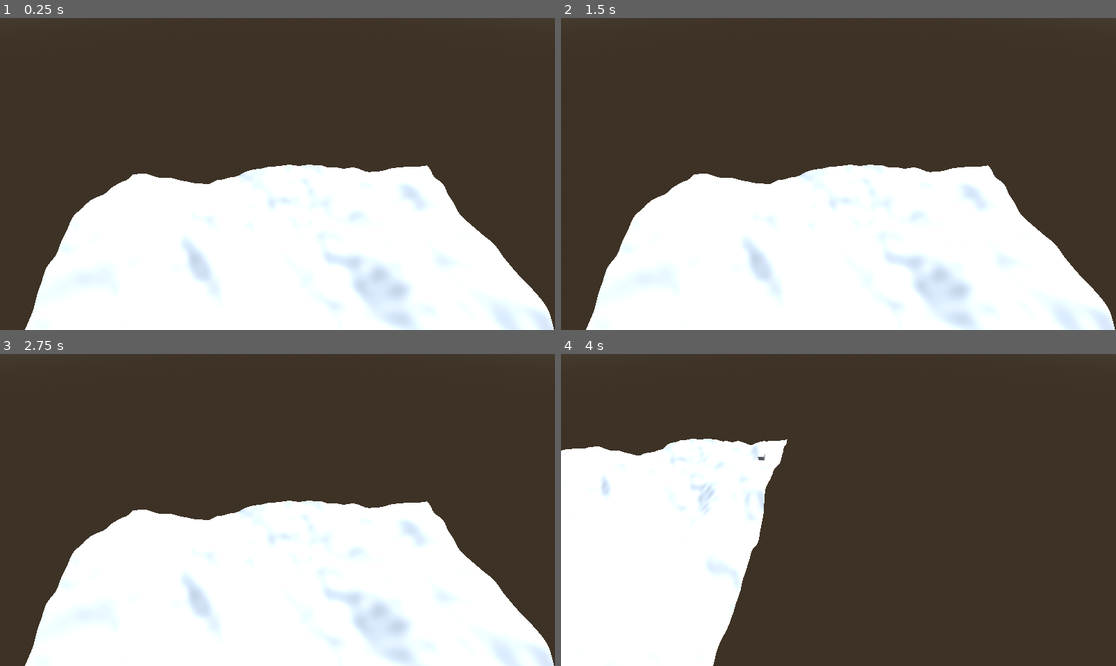
Above: before the commit, frames 1-4 (two rows, left to right).
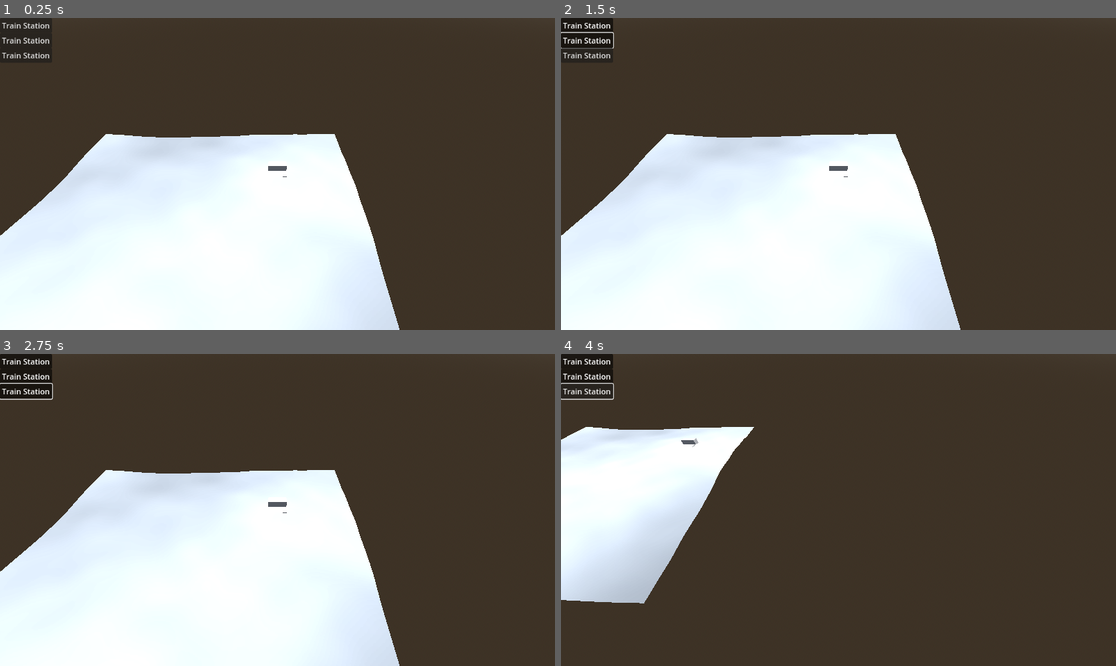
Above: after the commit, the same moments.

Repository: Arbee4ever/Train-Game
Game: Godot game, scene res://scenes/World.tscn
Two runs of this game, one before a commit and one after it. Both use one fixed random seed, a clock stepped at 60 frames per second and the inputs below. Before the commit the project starts from res://World.tscn.
Inputs (mouse positions are in pixels of both pictures, inside the frame that each line leads up to):
- Up to frame 1 (0.25 s): no input
- Up to frame 2 (1.5 s): click (588, 24) at 0.5 s, where only the run after the commit has a clickable "Train Station"; click (588, 39) at 1.25 s, where only the run after the commit has a clickable "Train Station"
- Up to frame 3 (2.75 s): click (27, 391) at 2 s, where only the run after the commit has a clickable "Train Station"
- Up to frame 4 (4 s): tap Enter at 2.75 s; move the mouse to (960, 494) at 2.77 s; press the mouse at (960, 494) at 2.78 s; hold D (right) 2.78-3.53 s; move the mouse to (727, 525) at 3.52 s; release the mouse at (727, 525) at 3.53 s; hold S (back) from 3.53 s (still down); click (727, 525) at 3.6 s

The runs differ from the first frame. In frame 1, 24% of the frame differs, in the area x 0-100%, y 0-100%; in frame 2, 25%; in frame 3, 25%; in frame 4, 20%.

Commit message:
- sort files into folder

Diff:
--- /dev/null
+++ b/assets/train.tscn
@@ -0,0 +1,10 @@
+[gd_scene load_steps=3 format=3 uid="uid://cvn8yhc30eoml"]
+
+[ext_resource type="Script" path="res://scripts/train.gd" id="1_soqk4"]
+
+[sub_resource type="BoxMesh" id="BoxMesh_0mm5j"]
+
+[node name="Train" type="MeshInstance3D"]
+transform = Transform3D(10, 0, 0, 0, 10, 0, 0, 0, 40, 0, 0.5, 0)
+mesh = SubResource("BoxMesh_0mm5j")
+script = ExtResource("1_soqk4")
--- /dev/null
+++ b/assets/trainStation.tscn
@@ -0,0 +1,15 @@
+[gd_scene load_steps=3 format=3 uid="uid://cu0j6m04vucoh"]
+
+[sub_resource type="BoxMesh" id="BoxMesh_hmg6c"]
+
+[sub_resource type="BoxMesh" id="BoxMesh_c2iy0"]
+
+[node name="TrainStation" type="Node3D"]
+
+[node name="Tracks" type="MeshInstance3D" parent="."]
+transform = Transform3D(25, 0, 0, 0, 2, 0, 0, 0, 10, 0, 0, 0)
+mesh = SubResource("BoxMesh_hmg6c")
+
+[node name="House" type="MeshInstance3D" parent="."]
+transform = Transform3D(25, 0, 0, 0, 10, 0, 0, 0, 10, 0, 3.5, -12)
+mesh = SubResource("BoxMesh_c2iy0")
--- a/project.godot
+++ b/project.godot
@@ -11,7 +11,7 @@
 [application]
 
 config/name="Train Game"
-run/main_scene="res://World.tscn"
+run/main_scene="res://scenes/World.tscn"
 config/features=PackedStringArray("4.1", "GL Compatibility")
 config/icon="res://icon.svg"
 
--- a/World.tscn
+++ b/scenes/World.tscn
@@ -1,6 +1,6 @@
 [gd_scene load_steps=7 format=3 uid="uid://bv7lmvmnsd6u2"]
 
-[ext_resource type="Script" path="res://World.gd" id="1_ve1v0"]
+[ext_resource type="Script" path="res://scripts/World.gd" id="1_kw5et"]
 
 [sub_resource type="ProceduralSkyMaterial" id="ProceduralSkyMaterial_j2h8r"]
 sky_horizon_color = Color(0.64625, 0.65575, 0.67075, 1)
@@ -21,7 +21,7 @@
 
 [node name="World" type="Node3D"]
 transform = Transform3D(1, 0, 0, 0, 1, 0, 0, 0, 1, -0.0320663, -0.234894, 0.0331039)
-script = ExtResource("1_ve1v0")
+script = ExtResource("1_kw5et")
 
 [node name="WorldEnvironment" type="WorldEnvironment" parent="."]
 environment = SubResource("Environment_vftr8")
@@ -31,7 +31,7 @@
 shadow_enabled = true
 
 [node name="Character" type="CharacterBody3D" parent="."]
-transform = Transform3D(1, 0, 0, 0, 1, 0, 0, 0, 1, 100, 200, 100)
+transform = Transform3D(1, 0, 0, 0, 1, 0, 0, 0, 1, 200, 200, 200)
 
 [node name="Camera3D" type="Camera3D" parent="Character"]
 transform = Transform3D(1, 0, 0, 0, 0.707107, 0.707107, 0, -0.707107, 0.707107, 0, 0, 0)
@@ -43,3 +43,26 @@
 [node name="Collider" type="CollisionShape3D" parent="Character"]
 transform = Transform3D(2, 0, 0, 0, 2, 0, 0, 0, 2, 0, 0, 0)
 shape = SubResource("ConvexPolygonShape3D_wbd0j")
+
+[node name="Button" type="Button" parent="."]
+offset_right = 108.0
+offset_bottom = 31.0
+toggle_mode = true
+text = "Train Station"
+metadata/_edit_use_anchors_ = true
+
+[node name="Button2" type="Button" parent="."]
+offset_top = 31.0
+offset_right = 108.0
+offset_bottom = 62.0
+toggle_mode = true
+text = "Train Station"
+metadata/_edit_use_anchors_ = true
+
+[node name="Button3" type="Button" parent="."]
+offset_top = 62.0
+offset_right = 108.0
+offset_bottom = 93.0
+toggle_mode = true
+text = "Train Station"
+metadata/_edit_use_anchors_ = true
--- a/World.gd
+++ b/scripts/World.gd
@@ -2,14 +2,21 @@
 
 var noise = FastNoiseLite.new()
 var chunkSize = Vector2(200, 200)
+var preview = MeshInstance3D.new()
 
 func _init():
 	noise.seed = randi()
 	noise.frequency = 0.0025
+	noise.noise_type = FastNoiseLite.TYPE_VALUE_CUBIC
 
+	var trainStation = load("res://assets/trainStation.tscn")
+	preview = trainStation.instantiate()
+	add_child(preview)
+
+@export var chunkNum = 4
 func _ready():
-	var chunkNum = 4
 	for i in range(chunkNum):
+		print("Generating chunk ", i+1)
 		var coords = Vector2(i%int(ceil(sqrt(chunkNum))), i/int(ceil(sqrt(chunkNum))))
 		coords.x *= chunkSize.x
 		coords.y *= chunkSize.x
@@ -19,9 +26,10 @@
 		chunk.position = Vector3(coords.x, 0, coords.y)
 
 		var shaderMat = StandardMaterial3D.new()
-		var imageTexture = ImageTexture.create_from_image(noise.get_image(chunkSize.x, chunkSize.y))
+		var imageTexture = ImageTexture.create_from_image(noise.get_image(chunkSize.x, chunkSize.y, false, false, false))
 		shaderMat.albedo_texture = imageTexture
-		#chunk.material_override = shaderMat
+		shaderMat.texture_repeat = false
+		chunk.material_override = shaderMat
 
 		add_child(chunk)
 
@@ -71,15 +79,25 @@
 	if $DirectionalLight3D.light_energy >= 1 || $DirectionalLight3D.light_energy <= 0:
 		switch = !switch"""
 
+func _process(delta):
+	var space_state = get_world_3d().direct_space_state
+	var mouse_position = get_viewport().get_mouse_position()
+	var params = PhysicsRayQueryParameters3D.new()
+	params.from = $Character/Camera3D.project_ray_origin(mouse_position)
+	params.to = params.from + $Character/Camera3D.project_ray_normal(mouse_position) * 1000
+	var result = space_state.intersect_ray(params)
+
+	if result:
+		preview.transform.origin = result.position
+
 func _physics_process(delta):
-	get_input()
-	$Character.move_and_slide()
-
-func get_input():
 	var input_direction = Input.get_vector("left", "right", "forward", "back")
 	var heightInput = Input.get_axis("down", "up")
 	$Character.velocity = Vector3(input_direction.x, heightInput, input_direction.y) * 400
+	$Character.move_and_slide()
 
+var start = Vector3.ZERO
+var end = Vector3.ZERO
 func _input(event):
 	if event.is_action_pressed("left_click"):
 		var space_state = get_world_3d().direct_space_state
@@ -89,7 +107,27 @@
 		params.to = params.from + $Character/Camera3D.project_ray_normal(mouse_position) * 1000
 		var result = space_state.intersect_ray(params)
 		if result:
-			var scene = load("res://trainStation.tscn")
-			var instance = scene.instantiate()
-			instance.transform.origin = result.position
-			add_child(instance)
+			if start == Vector3.ZERO:
+				start = result.position
+			elif end == Vector3.ZERO:
+				end = result.position
+				var curve := Curve3D.new()
+				curve.add_point(start, Vector3.ZERO, Vector3(100, 0, 100))
+				curve.add_point(end, Vector3(0, 360, 0))
+				var path := Path3D.new()
+				path.set_curve(curve)
+
+				var train = load("res://assets/train.tscn")
+				var trainInstance = train.instantiate()
+				var pathFollow = PathFollow3D.new()
+				pathFollow.loop = false
+				pathFollow.add_child(trainInstance)
+				path.add_child(pathFollow)
+				add_child(path)
+				start = Vector3.ZERO
+				end = Vector3.ZERO
+
+			var trainStation = load("res://assets/trainStation.tscn")
+			var trainStationInstance = trainStation.instantiate()
+			trainStationInstance.transform.origin = result.position
+			add_child(trainStationInstance)
--- /dev/null
+++ b/scripts/train.gd
@@ -0,0 +1,14 @@
+extends MeshInstance3D
+
+func _ready():
+	set_physics_process(true)
+
+var direction = 1;
+func _physics_process(delta):
+	var parent: PathFollow3D = get_parent()
+	if parent.progress_ratio >= 1:
+		direction = -1
+	elif parent.progress_ratio <= 0:
+		direction = 1
+
+	parent.progress += 80.0 * direction * delta
--- a/trainStation.tscn
+++ /dev/null
@@ -1,7 +0,0 @@
-[gd_scene load_steps=2 format=3 uid="uid://cu0j6m04vucoh"]
-
-[sub_resource type="BoxMesh" id="BoxMesh_4v4re"]
-
-[node name="MeshInstance3D" type="MeshInstance3D"]
-transform = Transform3D(10, 0, 0, 0, 10, 0, 0, 0, 10, -0.0410595, -1.90735e-06, 0.0224304)
-mesh = SubResource("BoxMesh_4v4re")
